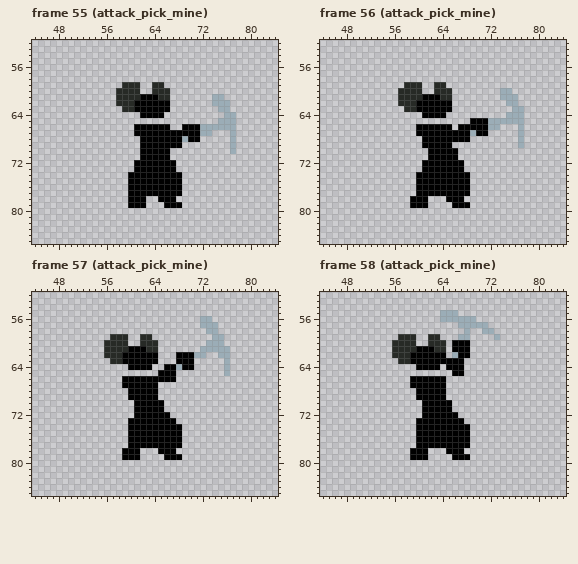
Pixel-art file, stored at Assets/Resources/sprites/player.aseprite. The picture above was drawn from the file before the commit.
128x128 pixels, 171 frames. Shown: frame 55 (attack_pick_mine): x 44..84, y 52..85; frame 56 (attack_pick_mine): x 44..84, y 52..85; frame 57 (attack_pick_mine): x 44..84, y 52..85; frame 58 (attack_pick_mine): x 44..84, y 52..85. The commit also changed other frames, which this record leaves out.
After:
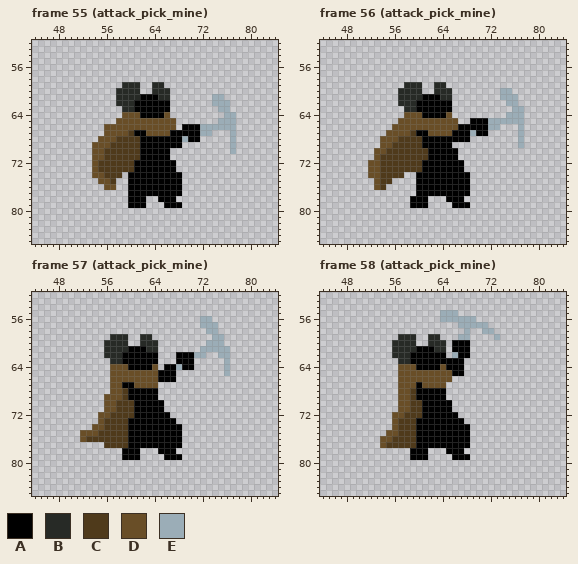
Palette (. is transparent): A #000000  B #272a26  C #4f3a1b  D #694e27  E #9badb7
What changed:
Frame 55 (attack_pick_mine), layer "cloak":
y 64: x 59..61 ... -> DDD; x 66 . -> D
y 65: x 58..67 .......... -> DDDDDDDDDD
y 66: x 56..67 .....AAAAAA. -> DDDDDDDDDDDD
y 67: x 56..60 ..... -> DDDDC; x 63..66 AAAA -> DDDD
y 68: x 55..61 ....... -> DDDCCCC
y 69: x 54..61 ........ -> DDDCCCCC
y 70..71: x 54..61 ........ -> DDCCCCCC
y 72..73: x 54..60 ....... -> DCCCCCC
y 74: x 54..58 ..... -> DDCCC
y 75: x 55..57 ... -> DDC
y 76: x 56..57 .. -> DD
Frame 56 (attack_pick_mine), layer "cloak":
y 64: x 58..60 ... -> DDD; x 65 . -> D
y 65: x 57..66 .......... -> DDDDDDDDDD
y 66: x 56..66 ....AAAAAA. -> DDDDDDDDDDD
y 67: x 55..59 ..... -> DDDDC; x 62..65 AAAA -> DDDD
y 68: x 54..60 ....... -> DDDCCCC
y 69: x 54..60 ....... -> DDCCCCC
y 70: x 53..61 ......... -> DDCCCCCCC
y 71: x 53..61 ......... -> DCCCCCCCC
y 72..73: x 52..60 ......... -> DDCCCCCCC
y 74: x 52..57 ...... -> DDCCCC
y 75: x 53..55 ... -> DCC
y 76: x 53..54 .. -> DC
Frame 57 (attack_pick_mine), layer "cloak":
y 64: x 57..59 ... -> DDD; x 64 . -> D
y 65: x 57..64 ........ -> DDDDDDDD
y 66: x 57..64 ..AAAAAA -> DDDDDDDD
y 67: x 57..58 .. -> DD; x 61..64 AAAA -> DDDD
y 68: x 57..59 ... -> DDC
y 69: x 56..59 .... -> DDDC
y 70..71: x 56..60 ..... -> DDCCC
y 72: x 55..60 ...... -> DDCCCC
y 73: x 55..59 ..... -> DCCCC
y 74: x 54..59 ...... -> DDCCCC
y 75: x 52..59 ........ -> DDDCCCCC
y 76: x 52..59 ........ -> DCCCCCCC
y 77: x 56..59 .... -> CCCC
Frame 58 (attack_pick_mine), layer "cloak":
y 64: x 57..59 ... -> DDD; x 64 . -> D
y 65: x 57..65 ......... -> DDDDDDDDD
y 66: x 57..65 ..AAAAAA. -> DDDDDDDDD
y 67: x 57..59 ..A -> DDD; x 61..64 AAAA -> DDDD
y 68..69: x 57..59 ... -> DDC
y 70..71: x 57..60 .... -> DDCC
y 72: x 56..60 ..... -> DDCCC
y 73..74: x 56..59 .... -> DCCC
y 75: x 55..59 ..... -> DDCCC
y 76: x 54..59 ...... -> DDCCCC
y 77: x 54..59 ...... -> DCCCCC
